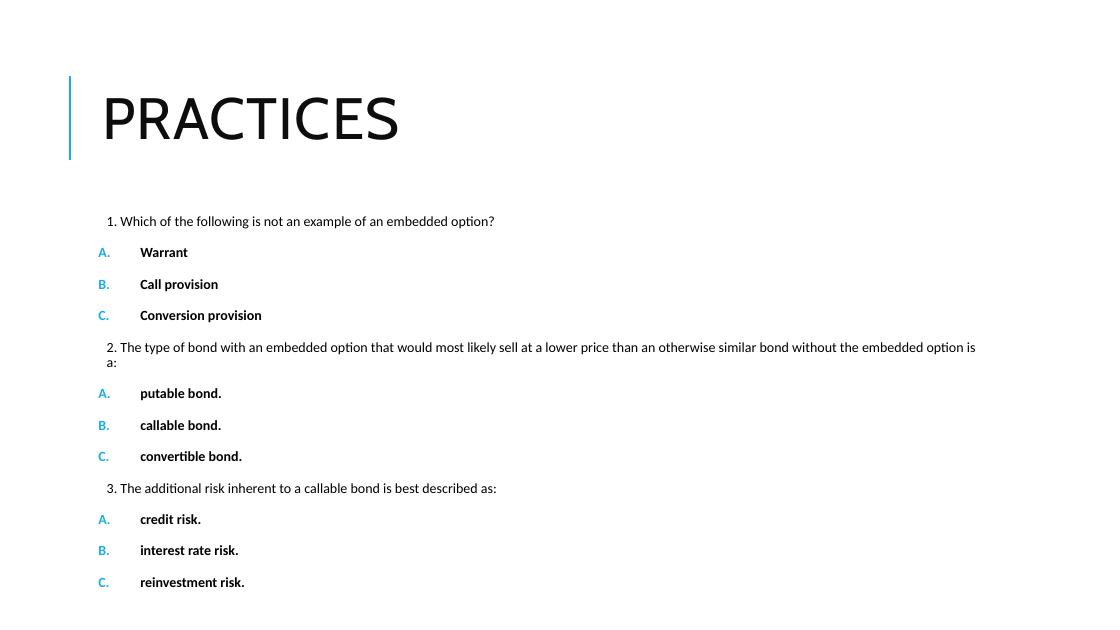
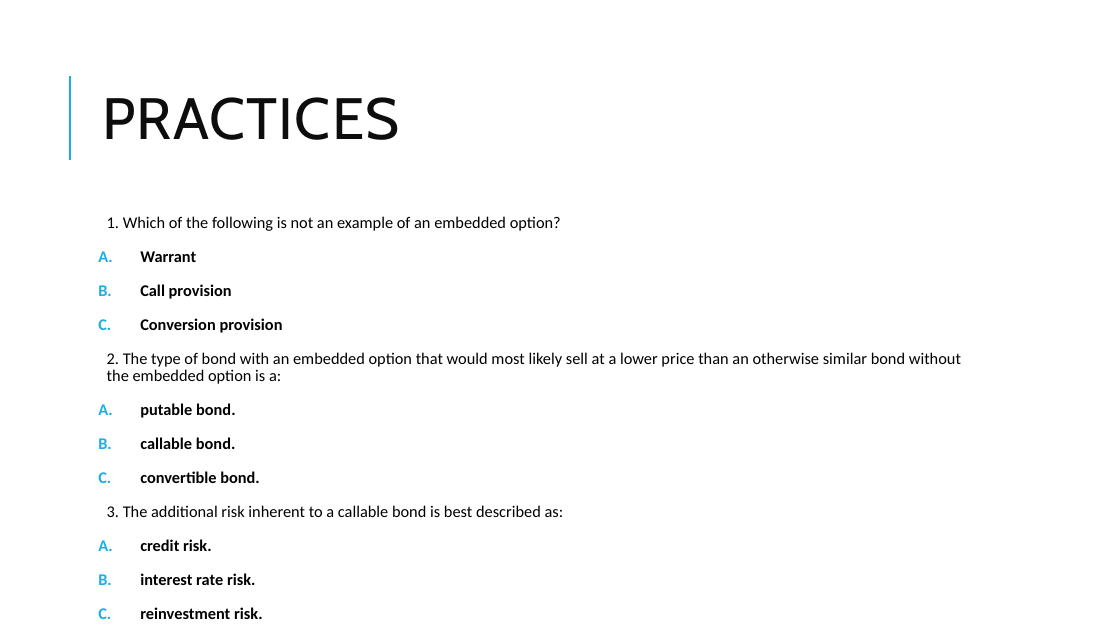
Before and after one commit to Isco0530/data, a slide deck: slide 51 of Fixed Income.pptx. Drawn at 1120x630 pixels with LibreOffice and Linux fonts; fonts in the diff are those of the drawing; background and template pictures are left out. Boxes give left, top, right and bottom in pixels: in the first picture for what was removed or moved away, otherwise in the second. Text is boxed around its words. In the diff, an @@ line names an element or a change of style, - is before the commit and + after.

```diff
--- a/Fixed Income.pptx
+++ b/Fixed Income.pptx
@@ text "1. Which of the following ..." at bbox=[107, 216, 961, 585]: size 12 to 14 pt @@
```
Also in this commit, not shown: 3 other slides changed, 8 slides added, 1 other file.
